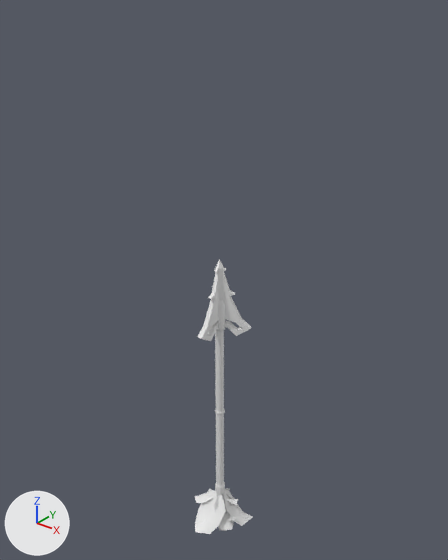
The FBX model Assets/models/bolt_01/bolt_01.fbx, before and after one commit.
Before and after are seen from a 50 mm camera at (6.65, -8.19, 10.56) aimed at (-0.1, 0.24, 5.33). Arrows for +X, +Y and +Z are at lower left; the lights stay in place. Where no turn or scale is listed for an object, it has been applied to the vertices. Vertices at the same position are counted once.

The older version as bpy lines, for what is in view:
```python
me_mesh = bpy.data.meshes.new('Mesh')
me_mesh.from_pydata(...)  # 396 vertices, 390 faces; spans x -0.68..0.64, y 0.3..1.66, z -0.68..5.9
ob_plane = bpy.data.objects.new('Plane', me_mesh)
ob_plane.location = (0.0, -1.12, 0.0)
```
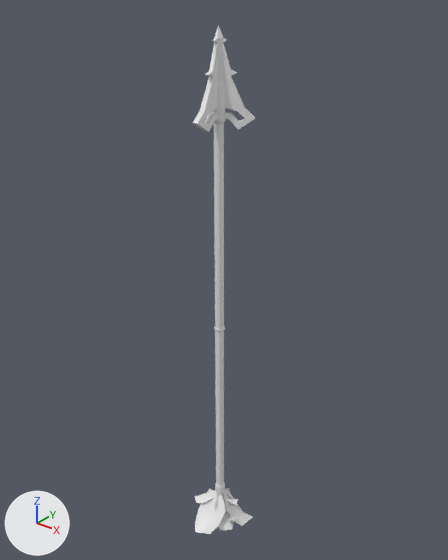
Boxes [x1, y1, x2, y2] around the edits, measured in the pictures (448 x 560 px; the box of a moved part takes in the faces that stretch with it):
```json
{"object": "Plane", "change": "reshaped", "before": [195, 259, 253, 534], "after": [193, 26, 255, 534], "on screen": "7% wider, 84% taller"}
{"part": 1, "of": "me_mesh", "change": "moved or reshaped", "before": [197, 259, 251, 341], "after": [193, 26, 255, 132]}
{"part": 2, "of": "me_mesh", "change": "moved or reshaped", "before": [215, 409, 225, 415], "after": [214, 326, 225, 332]}
{"part": 3, "of": "me_mesh", "change": "moved or reshaped", "before": [215, 331, 224, 485], "after": [214, 124, 224, 485]}
{"part": 4, "of": "me_mesh", "change": "moved or reshaped", "before": [215, 300, 225, 332], "after": [212, 82, 225, 125]}
```

Edits to the scene script, one JSON object a line:
```json
{"block": "me_mesh", "where": "# used by ob_plane; location = (0.0, -1.12, 0.0)"}
{"op": "remove", "block": "me_mesh", "code": "me_mesh.from_pydata(...)  # 396 vertices, 390 faces; spans x -0.68..0.64, y 0.3..1.66, z -0.68..5.9"}
{"op": "add", "block": "me_mesh", "code": "me_mesh.from_pydata(...)  # 396 vertices, 390 faces; spans x -0.68..0.64, y 0.3..1.66, z -0.68..9.9"}
{"block": "me_mesh", "change": "me_mesh part 1: the loose piece of 103 vertices spanning x -0.56..0.56, y 0.49..1.45, z 4.3..5.9 is moved by (0.0, 0.0, 4.0)"}
{"block": "me_mesh", "change": "me_mesh part 2: the loose piece of 21 vertices spanning x -0.11..0.11, y 0.99..1.2, z 2.37..2.46 is moved by (0.0, 0.0, 2.0)"}
{"block": "me_mesh", "change": "me_mesh part 3: 7 of the vertices in x -0.09..0.09, y 1.01..1.18, z 2.41 are moved by (0.0, 0.0, 2.0)"}
{"block": "me_mesh", "change": "me_mesh part 4: 42 of the vertices in x -0.11..0.11, y 0.99..1.21, z 4.37..5.06 are moved by (0.0, 0.0, 4.0)"}
```
